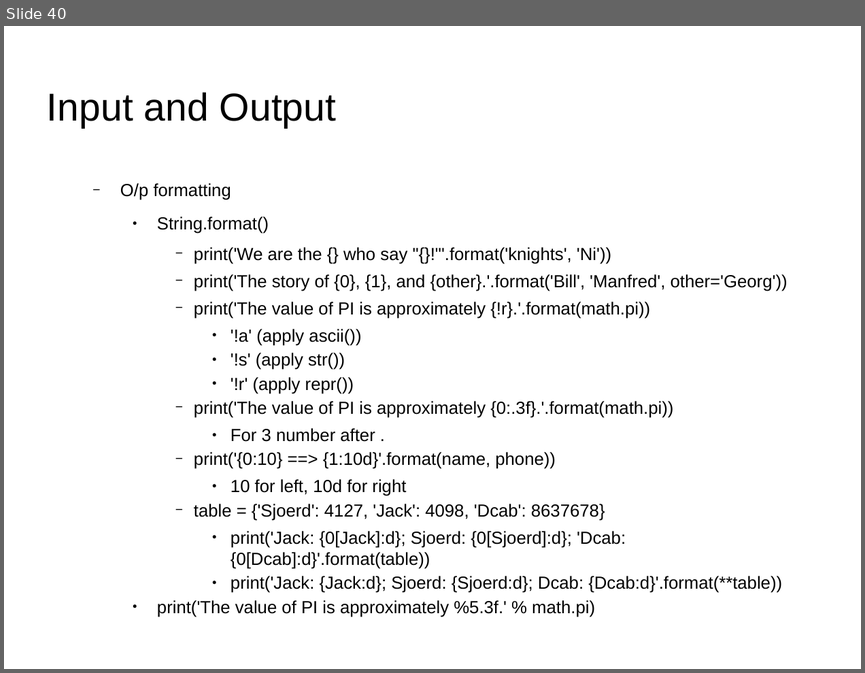
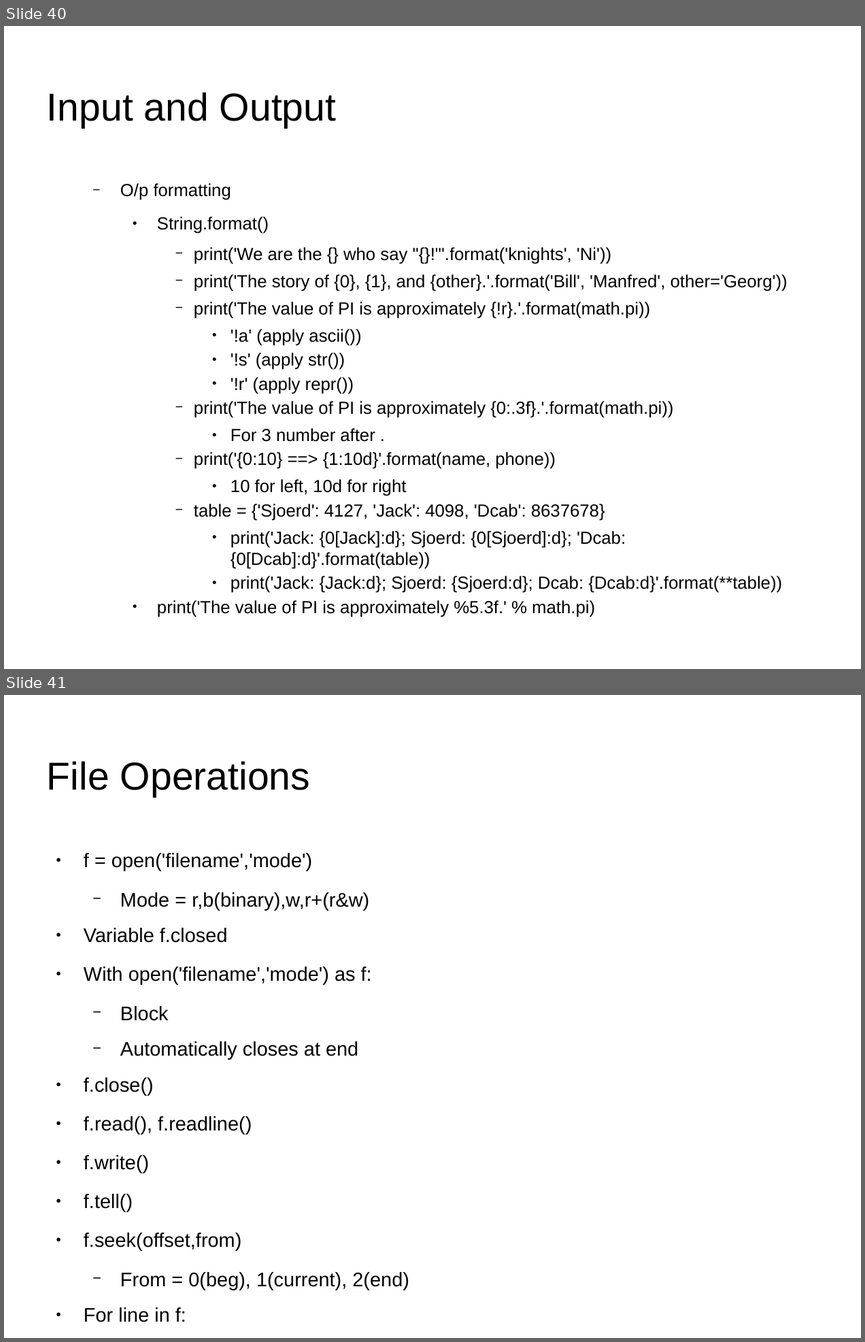
Before and after one commit to shikha-desai/Internship_PreWork, a slide deck: Python/Python_Notes.odp. Shown one above the other, each under a label of ours: slide 40 before the commit, slides 40 and 41 after it. The pictures are 865x673 and 865x1342 pixels, drawn with LibreOffice and Linux fonts; fonts in the diff are those of the drawing; background and template pictures are left out. Boxes give left, top, right and bottom in pixels: in the first picture for what was removed or moved away, otherwise in the second. Text is boxed around its words. In the diff, an @@ line names an element or a change of style, - is before the commit and + after.

```diff
--- a/Python/Python_Notes.odp
+++ b/Python/Python_Notes.odp
@@ slide 41 added at (4,695,861,1338), background picture (left out) @@
@@ title added at (47,761,310,797), 36 pt, text #000000 @@
+File Operations
@@ text added at (84,853,409,1322), 18.2 pt, text #000000 @@
+● f = open('filename','mode')
+  − Mode = r,b(binary),w,r+(r&w)
+● Variable f.closed
+● With open('filename','mode') as f:
+  − Block
+  − Automatically closes at end
+● f.close()
+● f.read(), f.readline()
+● f.write()
+● f.tell()
+● f.seek(offset,from)
+  − From = 0(beg), 1(current), 2(end)
+● For line in f:
```
Also in this commit, not shown: 14 other slides added, 2 other files.
